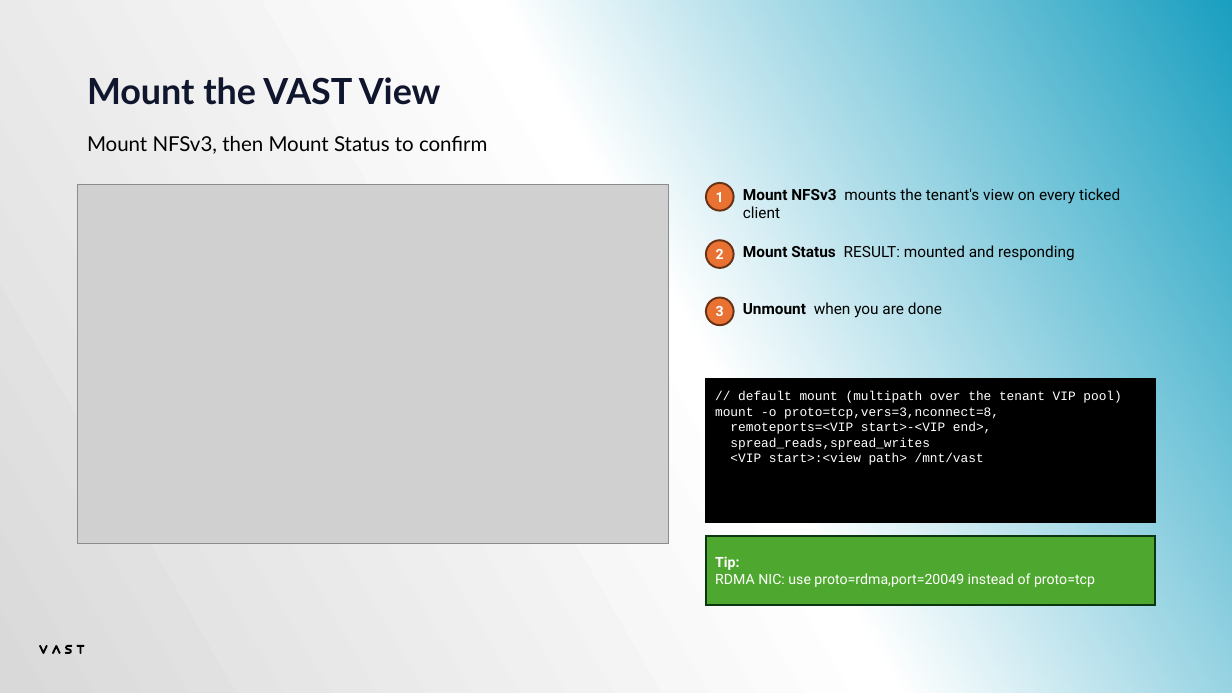
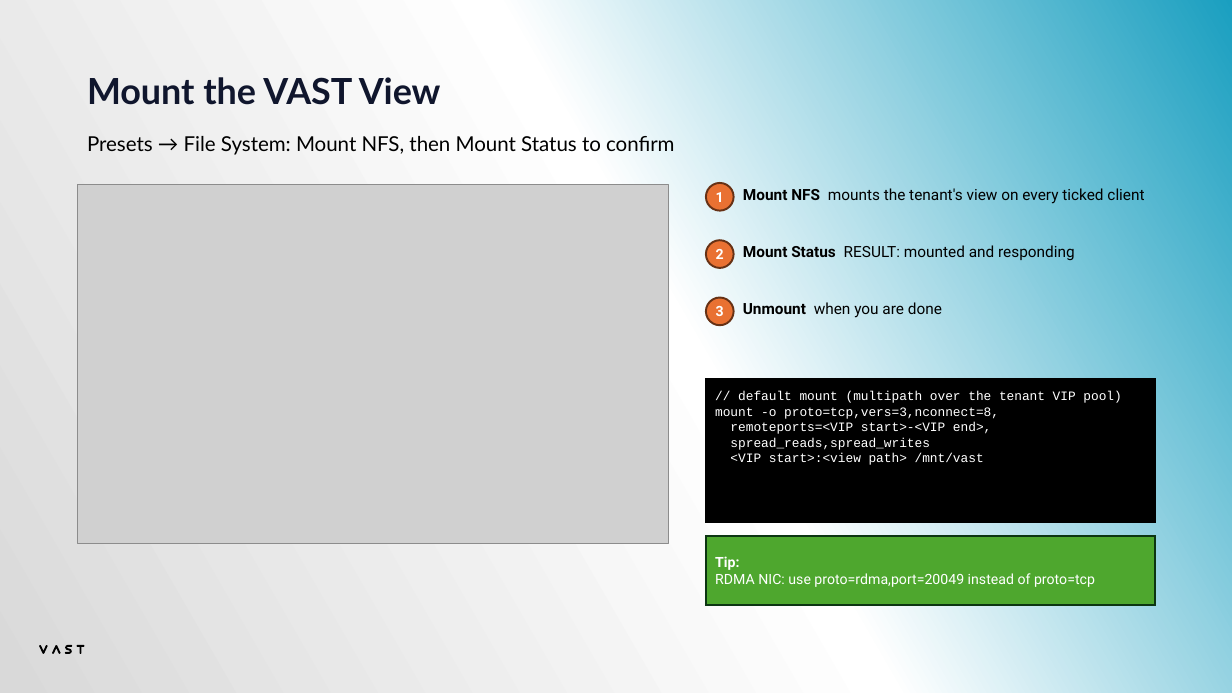
Before and after one commit to alexaung-staryskai/vast-test-automation, a slide deck: slide 16 of VAST Test Bench - Tester Manual.pptx. Drawn at 1232x693 pixels with LibreOffice and Linux fonts; fonts in the diff are those of the drawing; grey boxes stand for pictures. Boxes give left, top, right and bottom in pixels: in the first picture for what was removed or moved away, otherwise in the second. Text is boxed around its words. In the diff, an @@ line names an element or a change of style, - is before the commit and + after.

```diff
--- a/VAST Test Bench - Tester Manual.pptx
+++ b/VAST Test Bench - Tester Manual.pptx
@@ text at box(87, 136, 674, 155): text changed @@
-Mount NFSv3, then Mount Status to confirm
+Presets → File System: Mount NFS, then Mount Status to confirm
@@ text at box(743, 188, 1144, 204): text changed @@
-Mount NFSv3 mounts the tenant's view on every ticked client
+Mount NFS mounts the tenant's view on every ticked client
```
Also in this commit, not shown: 5 other slides changed, 1 slide added, 10 other files.
